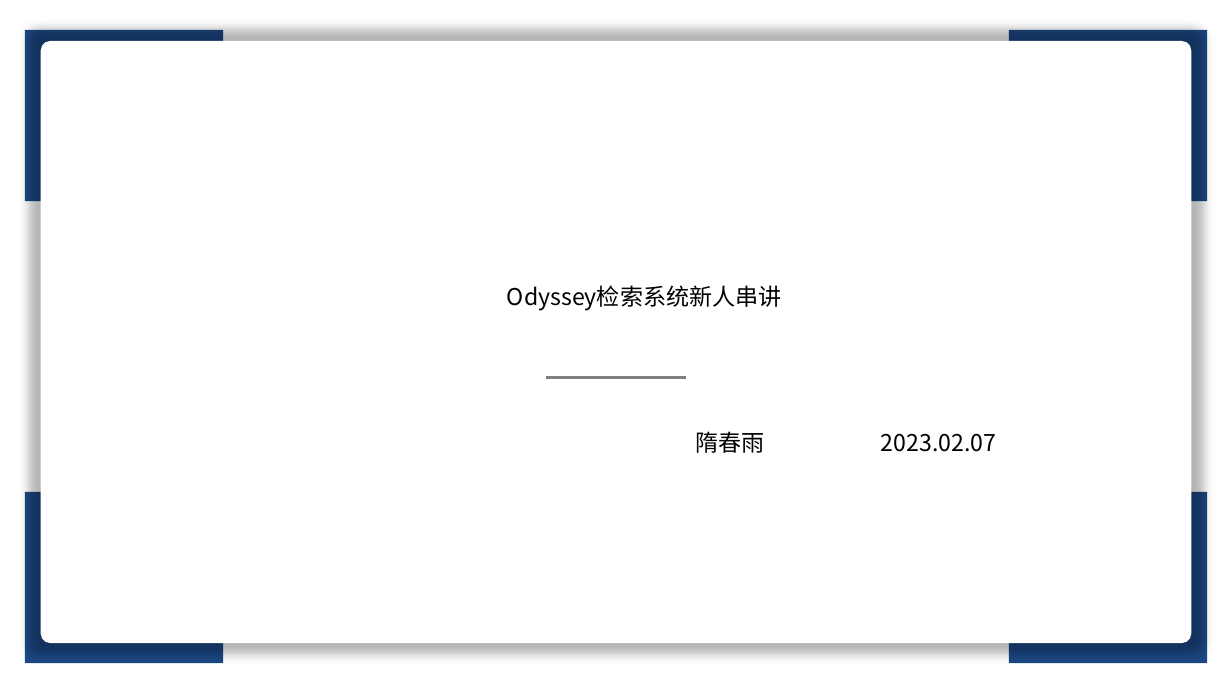
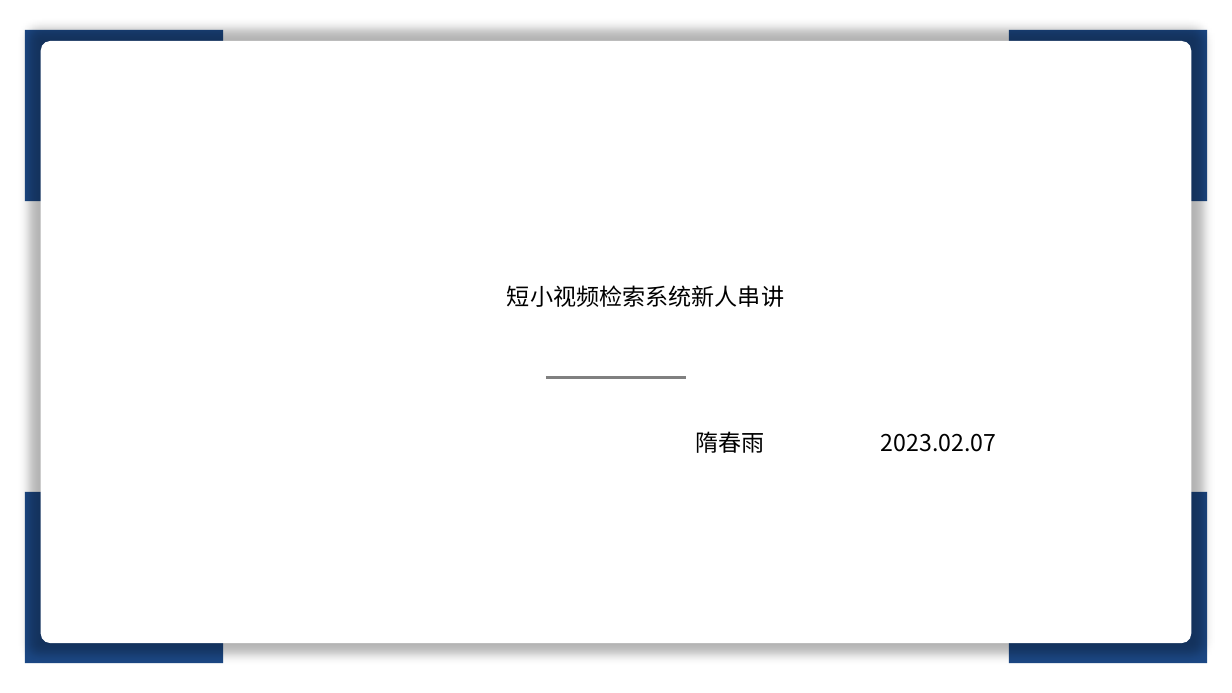
Before and after one commit to Capsfly/intern_share_info, a slide deck: slide 1 of 串讲.pptx. Drawn at 1232x693 pixels with LibreOffice and Linux fonts; fonts in the diff are those of the drawing. Boxes give left, top, right and bottom in pixels: in the first picture for what was removed or moved away, otherwise in the second. Text is boxed around its words. In the diff, an @@ line names an element or a change of style, - is before the commit and + after.

```diff
--- a/串讲.pptx
+++ b/串讲.pptx
@@ text at (507,285,784,307): text changed @@
-Odyssey检索系统新人串讲
+短小视频检索系统新人串讲
```
Also in this commit, not shown: 8 other slides changed, 1 slide added, 1 other file.
